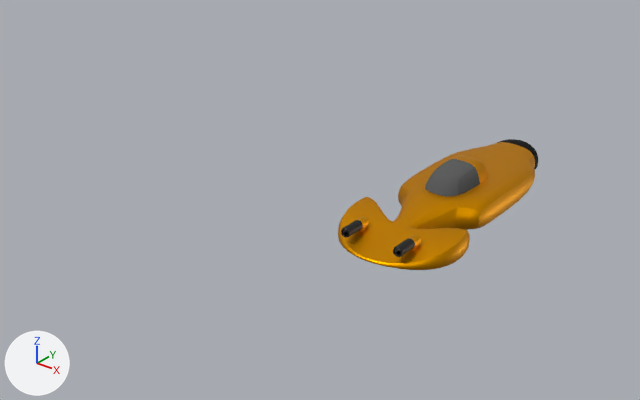
Two versions of the Blender file EnemyMissileShip.001.blend, one commit apart.
Before and after are seen from a camera (50 mm lens) standing at (8.71, -13.64, 8.73) and looking at (-3.27, 1.33, -0.55). The axes (+X, +Y, +Z) are drawn at lower left. The lights are the same throughout.
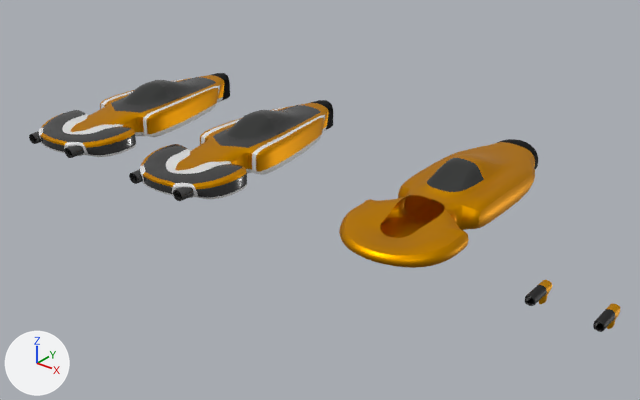
Changed parts and their boxes [x1, y1, x2, y2] in the pictures (640 x 400 px; the box of a moved part takes in the faces that stretch with it):
'Circle', surface changed, reshaped: before [338, 139, 538, 270]; after [339, 139, 538, 268]
'Circle.001', added: after [140, 100, 333, 199]
    faces in mat_ship (orange #e79e00): [141, 103, 329, 189]
    faces in mat_grey (dark grey #545454): [142, 105, 320, 198]
    faces in mat_white (white #e7e7e7): [140, 107, 326, 199]
    faces in mat_windows (dark grey #575857): [227, 112, 275, 139]
    faces in mat_engine (black #000000): [310, 100, 333, 130]
'Circle.002', added: after [39, 73, 230, 157]
    faces in mat_ship (orange #e79e00): [40, 75, 225, 148]
    faces in mat_grey (dark grey #545454): [41, 77, 216, 156]
    faces in mat_white (white #e7e7e7): [39, 79, 223, 157]
    faces in mat_windows (dark grey #575857): [123, 82, 169, 105]
    faces in mat_engine (black #000000): [212, 73, 230, 101]
'Cube', moved: before [341, 216, 421, 257]; after [525, 280, 620, 332]
'Cylinder', added: after [129, 169, 194, 201]
'Cylinder.001', added: after [29, 131, 84, 158]
part 1 of me_spaceship, moved or reshaped: before [461, 146, 528, 184]; after [439, 145, 529, 184]
part 2 of me_spaceship, cut back: before [338, 159, 480, 270]; after [339, 158, 484, 268]

Patch to the scene script:
```diff
--- a/EnemyMissileShip.001.blend.py
+++ b/EnemyMissileShip.001.blend.py
@@ mat_windows @@
 mat_windows.roughness = 1.0
+mat_windows.metallic = 1.0
@@ me_spaceship @@
 # used by ob_circle; location = (0.0, 0.0, 0.0); scale = (1.36, 1.36, 1.36)
 # verts and faces of me_spaceship; kept vertices keep their numbers, new ones are numbered from 105
-me_spaceship.from_pydata(...)  # 105 vertices, 100 faces; spans x -1.0..0.0, y -1.0..3.82, z -0.13..0.78
+me_spaceship.from_pydata(...)  # 96 vertices, 83 faces; spans x -1.0..0.0, y -1.02..3.82, z -0.13..0.78
+# me_spaceship part 1
+verts[2] = (0.0, 2.69, 0.48)  # moved
+verts[3] = (-0.4, 2.48, 0.47)  # moved
+# me_spaceship part 2
+# 12 vertices are removed from x -0.91..0.0, y -0.19..0.37, z 0.01..0.38
+# 25 faces are deleted
+# 3 vertices in x -0.71..0.0, y -1.0..-0.71, z 0.05..0.09 move by (0.0, 0.0, -0.05)
+# 20 vertices move from x -1.0..0.0, y -1.0..1.08, z -0.01..0.78 to x -1.0..0.0, y -1.02..1.49, z -0.04..0.78
+# 3 vertices are added at (-0.85, 0.34, 0.4), (-0.85, 0.33, -0.02), (-0.46, 0.69, 0.45)
+# 8 new faces join them, mat_ship (orange #e79e00)
 me_spaceship.materials.append(mat_windows)
@@ ob_cube @@
 ob_cube = bpy.data.objects.new('Cube', me_cube_001)
-ob_cube.location = (0.0, 0.0, 0.0)
+ob_cube.location = (4.0, 0.0, 0.0)
 ob_cube.scale = (0.534, 0.534, 0.534)
@@ ob_cylinder_001 @@
+ob_cylinder_001 = bpy.data.objects.new('Cylinder.001', me_cylinder_001)  # 4872 vertices, 4864 faces; spans x -0.92..0.92, y -1.4..-0.29, z -0.14..0.14; in mat_grey (dark grey #545454)
+ob_cylinder_001.location = (-10.0, 0.0, 0.0)
@@ ob_circle_002 @@
+ob_circle_002 = bpy.data.objects.new('Circle.002', me_spaceship_002)  # 4292 vertices, 4288 faces; spans x -1.35..1.35, y -1.41..5.06, z -0.46..0.76; in mat_windows (dark grey #575857), mat_ship (orange #e79e00), mat_engine (black #000000), mat_white (white #e7e7e7), mat_grey (dark grey #545454)
+ob_circle_002.location = (-10.0, 0.0, 0.0)
@@ ob_cylinder @@
+ob_cylinder = bpy.data.objects.new('Cylinder', me_cylinder)  # 2436 vertices, 2432 faces; spans x -0.92..0.92, y -1.4..-0.29, z -0.14..0.14; in mat_grey (dark grey #545454); modifiers SOLIDIFY
+ob_cylinder.location = (-6.0, 0.0, 0.0)
@@ ob_circle_001 @@
+ob_circle_001 = bpy.data.objects.new('Circle.001', me_spaceship_001)  # 2146 vertices, 2144 faces; spans x -1.35..1.35, y -1.41..5.06, z -0.46..0.76; in mat_windows (dark grey #575857), mat_ship (orange #e79e00), mat_engine (black #000000), mat_white (white #e7e7e7), mat_grey (dark grey #545454); modifiers SOLIDIFY
+ob_circle_001.location = (-6.0, 0.0, 0.0)
```
